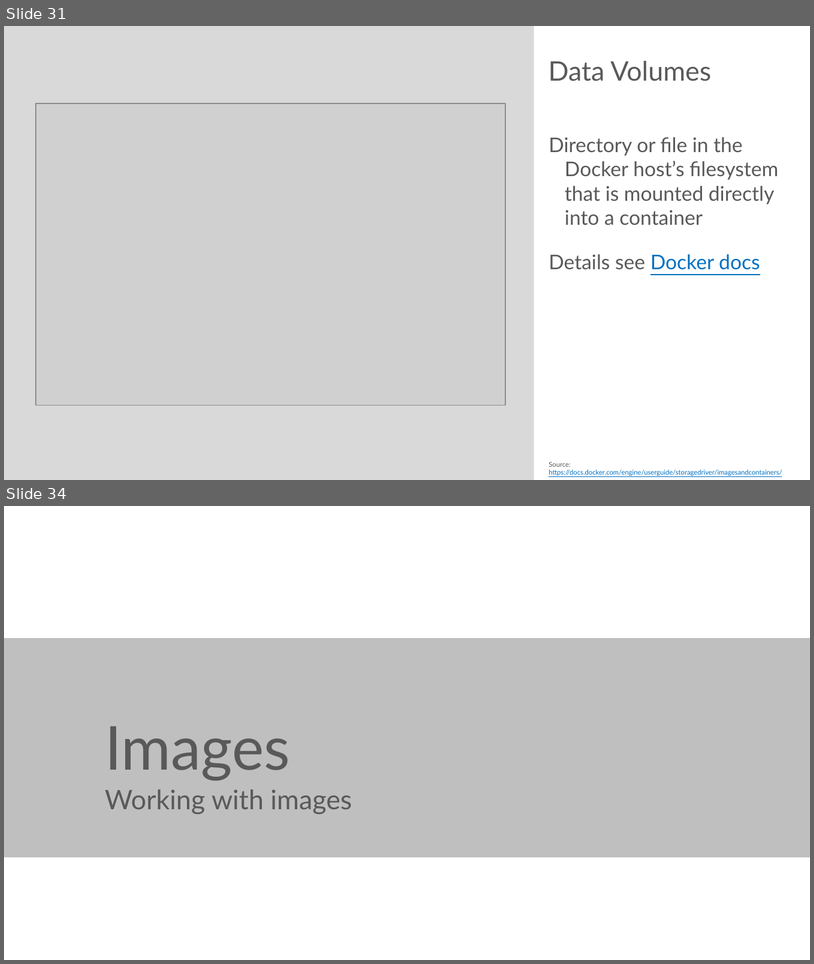
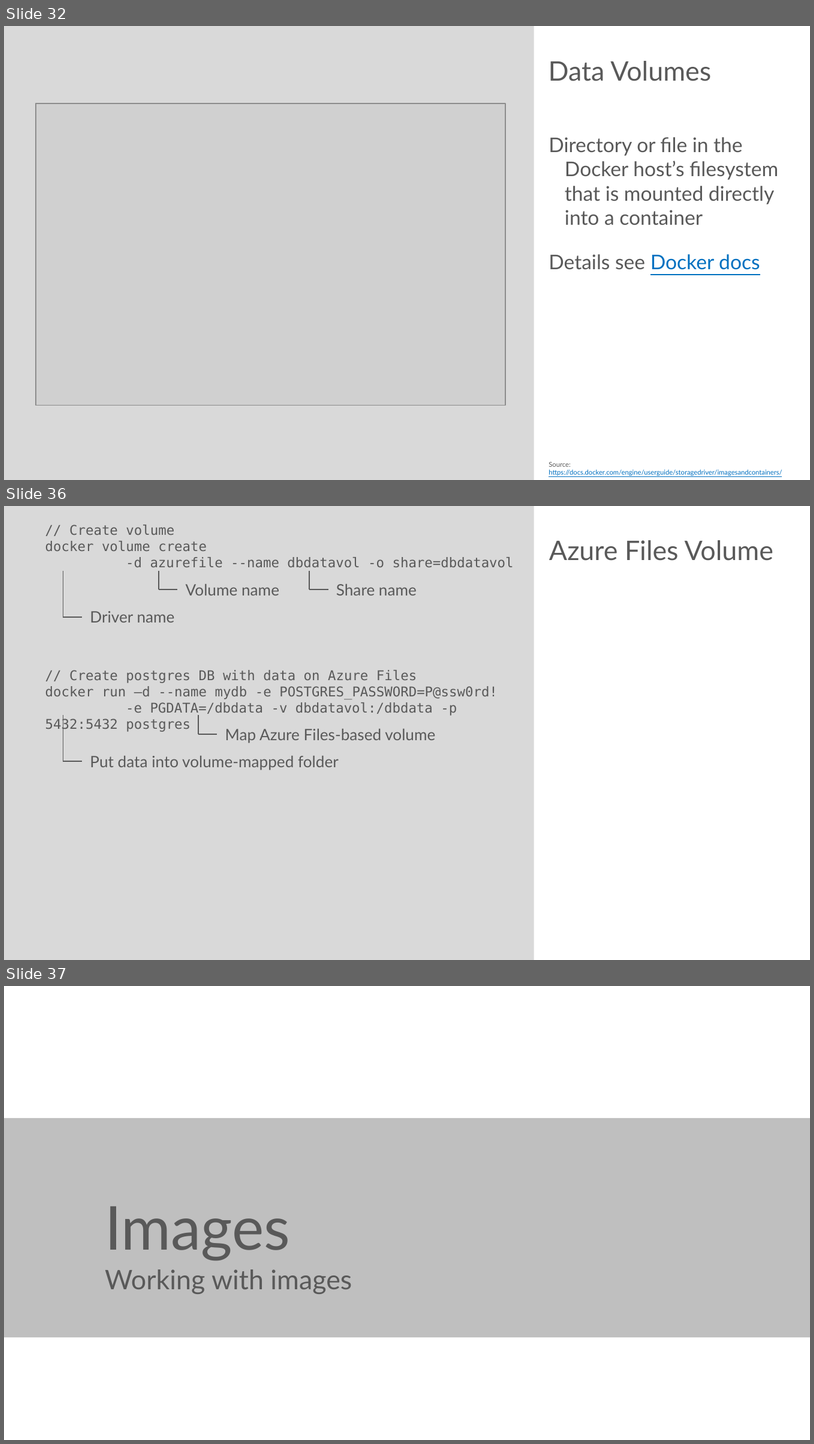
Before and after one commit to rstropek/DockerVS2015Intro, a slide deck: slides/Docker-Workshop.pptx. Shown one above the other, each under a label of ours: slides 31 and 34 before the commit, slides 32, 36 and 37 after it; the slides between them are not shown. The pictures are 814x964 and 814x1444 pixels, drawn with LibreOffice and Linux fonts; fonts in the diff are those of the drawing; grey boxes stand for pictures. Boxes give left, top, right and bottom in pixels: in the first picture for what was removed or moved away, otherwise in the second. Text is boxed around its words. In the diff, an @@ line names an element or a change of style, - is before the commit and + after.

```diff
--- a/slides/Docker-Workshop.pptx
+++ b/slides/Docker-Workshop.pptx
@@ slide 36 added at [4,506,810,960], background #FFFFFF; not listed: 1 template element that a slide beside it also shows @@
@@ text added at [45,525,514,732], 12 pt, text #595959 @@
+// Create volume
+docker volume create
+-d azurefile --name dbdatavol -o share=dbdatavol
+// Create postgres DB with data on Azure Files
+docker run –d --name mydb -e POSTGRES_PASSWORD=P@ssw0rd!
+-e PGDATA=/dbdata -v dbdatavol:/dbdata -p 5432:5432 postgres
@@ title added at [549,540,774,561], 24 pt, text #595959 @@
+Azure Files Volume
@@ line added from (63, 571) to (63, 616), #595959 1 pt @@
@@ line added from (159, 571) to (159, 590), #595959 1 pt @@
@@ line added from (309, 571) to (309, 590), #595959 1 pt @@
@@ line added from (159, 590) to (177, 590), #595959 1 pt @@
@@ text added at [186,584,279,595], 14 pt, text #595959 @@
+Volume name
@@ line added from (309, 590) to (328, 590), #595959 1 pt @@
@@ text added at [336,584,417,595], 14 pt, text #595959 @@
+Share name
@@ text added at [90,611,175,622], 14 pt, text #595959 @@
+Driver name
@@ line added from (63, 616) to (82, 616), #595959 1 pt @@
@@ line added from (63, 715) to (63, 761), #595959 1 pt @@
@@ line added from (198, 715) to (198, 734), #595959 1 pt @@
@@ line added from (198, 734) to (217, 734), #595959 1 pt @@
@@ text added at [225,729,435,743], 14 pt, text #595959 @@
+Map Azure Files-based volume
@@ text added at [90,756,339,770], 14 pt, text #595959 @@
+Put data into volume-mapped folder
@@ line added from (63, 761) to (82, 761), #595959 1 pt @@
@@ what was slide 31 is now slide 32 @@
@@ what was slide 34 is now slide 37 @@
```
Also in this commit, not shown: 1 slide changed, 2 other slides added, 10 other files.
